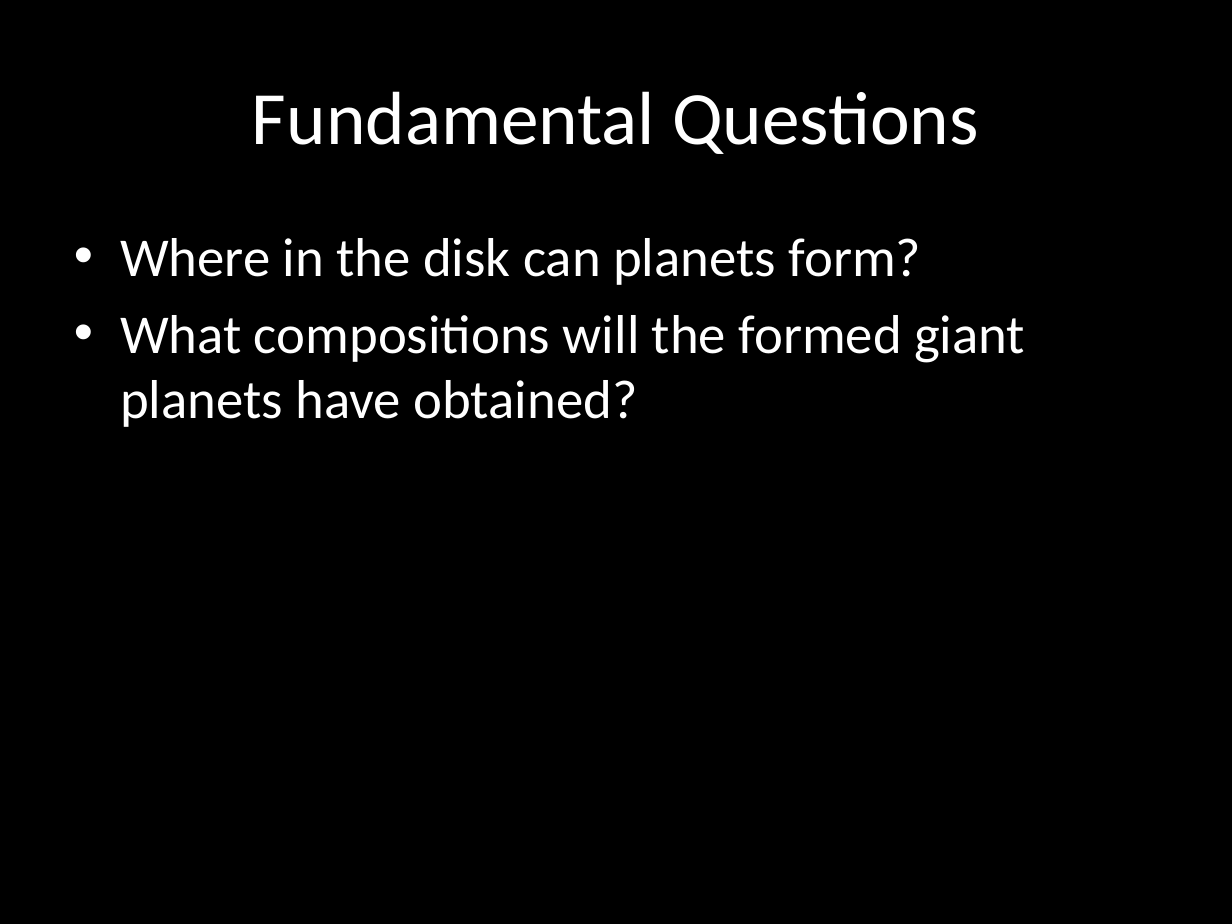
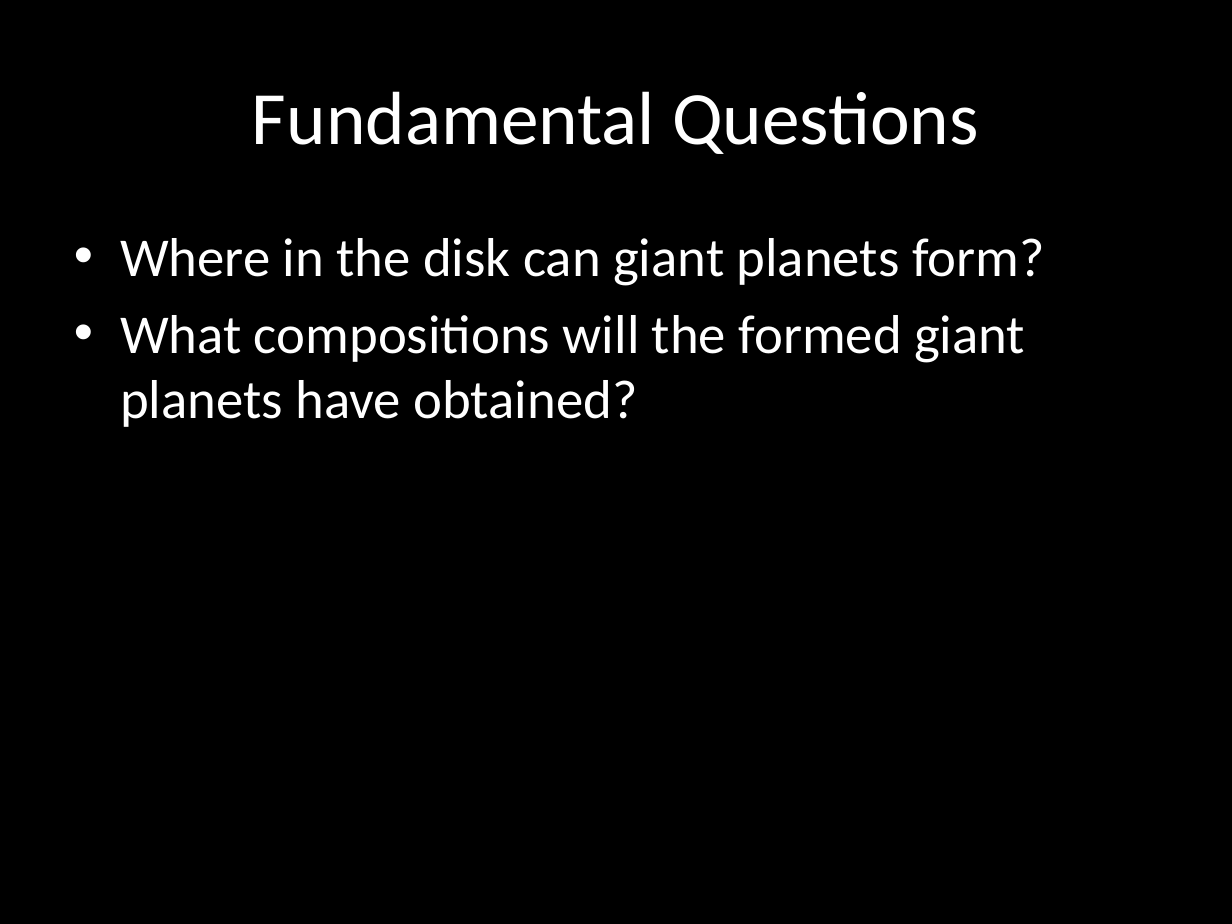
Before and after one commit to apiso/Thesis, a slide deck: slide 2 of slides/Thesis.pptx. Drawn at 1232x924 pixels with LibreOffice and Linux fonts; fonts in the diff are those of the drawing. Boxes give left, top, right and bottom in pixels: in the first picture for what was removed or moved away, otherwise in the second. Text is boxed around its words. In the diff, an @@ line names an element or a change of style, - is before the commit and + after.

```diff
--- a/slides/Thesis.pptx
+++ b/slides/Thesis.pptx
@@ text at (x1=120, y1=238, x2=1045, y2=286): text changed @@
-• Where in the disk can planets form?
+• Where in the disk can giant planets form?
```
Also in this commit, not shown: 1 other slide changed.
